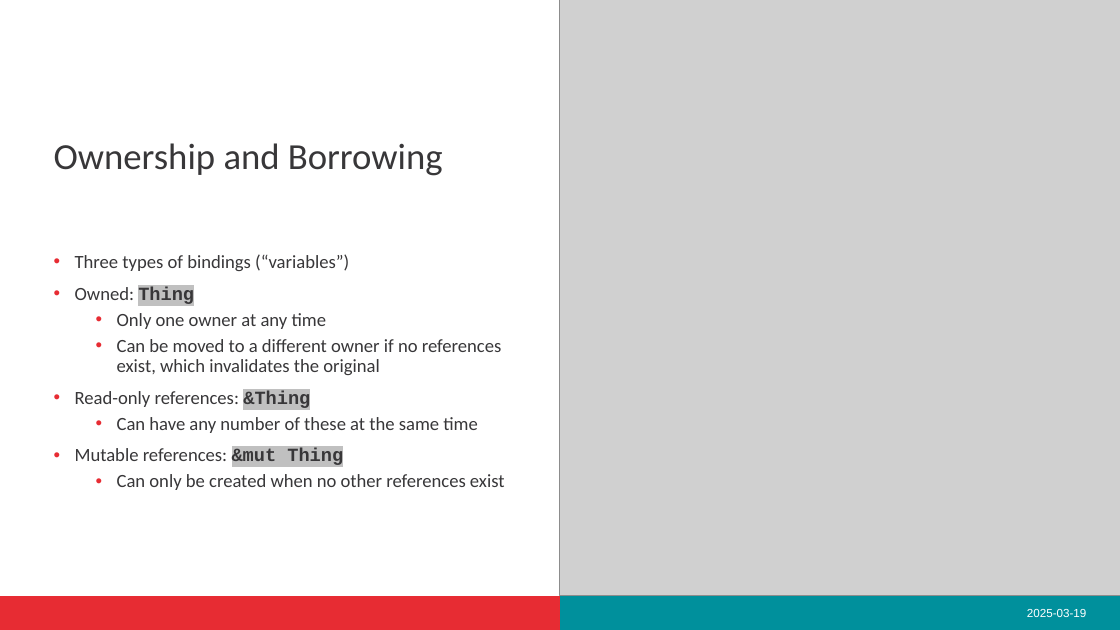
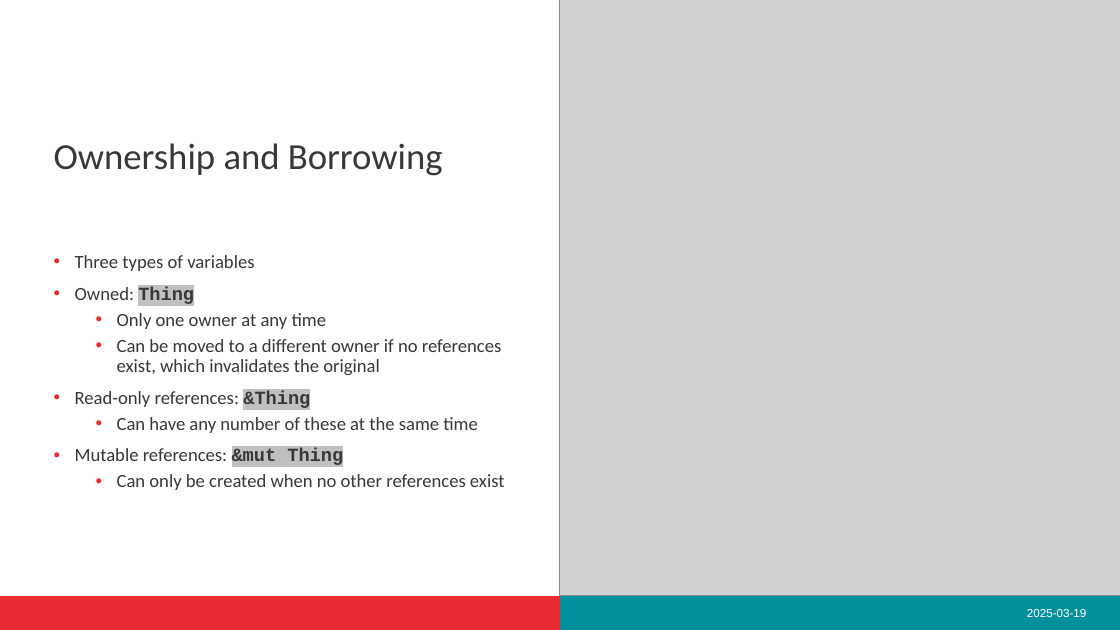
Before and after one commit to Actimia/rust-playground, a slide deck: slide 3 of sdp-250320.pptx. Drawn at 1120x630 pixels with LibreOffice and Linux fonts; fonts in the diff are those of the drawing; grey boxes stand for pictures; background and template pictures are left out. Boxes give left, top, right and bottom in pixels: in the first picture for what was removed or moved away, otherwise in the second. Text is boxed around its words. In the diff, an @@ line names an element or a change of style, - is before the commit and + after.

Commit message:
Post talk

```diff
--- a/sdp-250320.pptx
+++ b/sdp-250320.pptx
@@ text at (75, 255, 254, 271): text changed @@
-• Three types of bindings (“variables”)
+• Three types of variables
```
Also in this commit, not shown: 2 other files.
